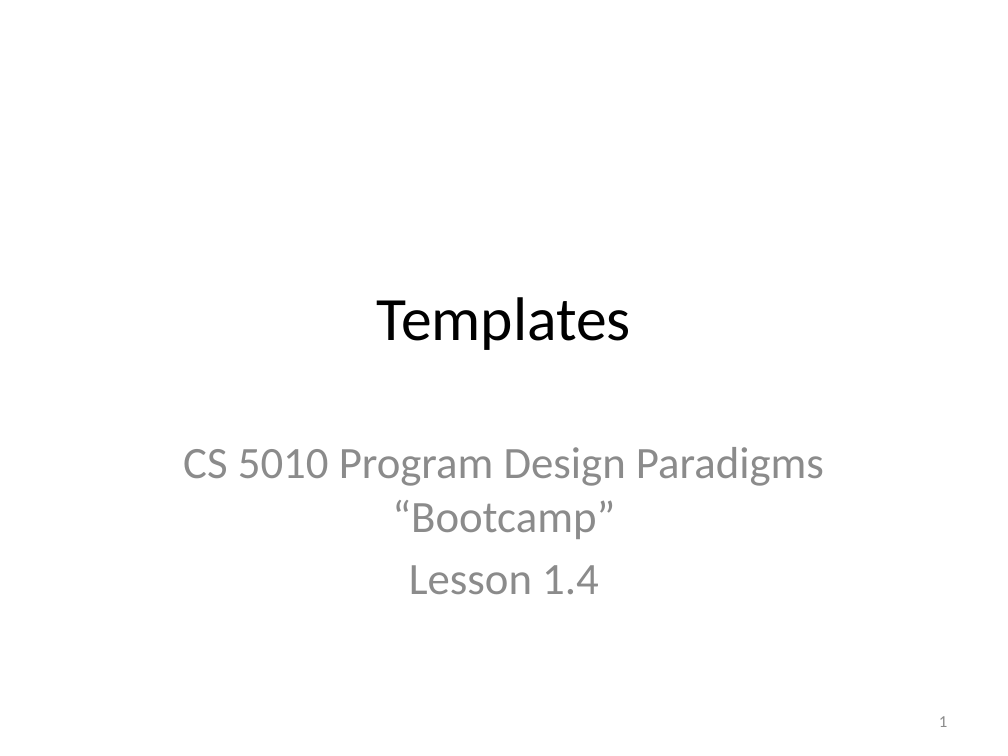
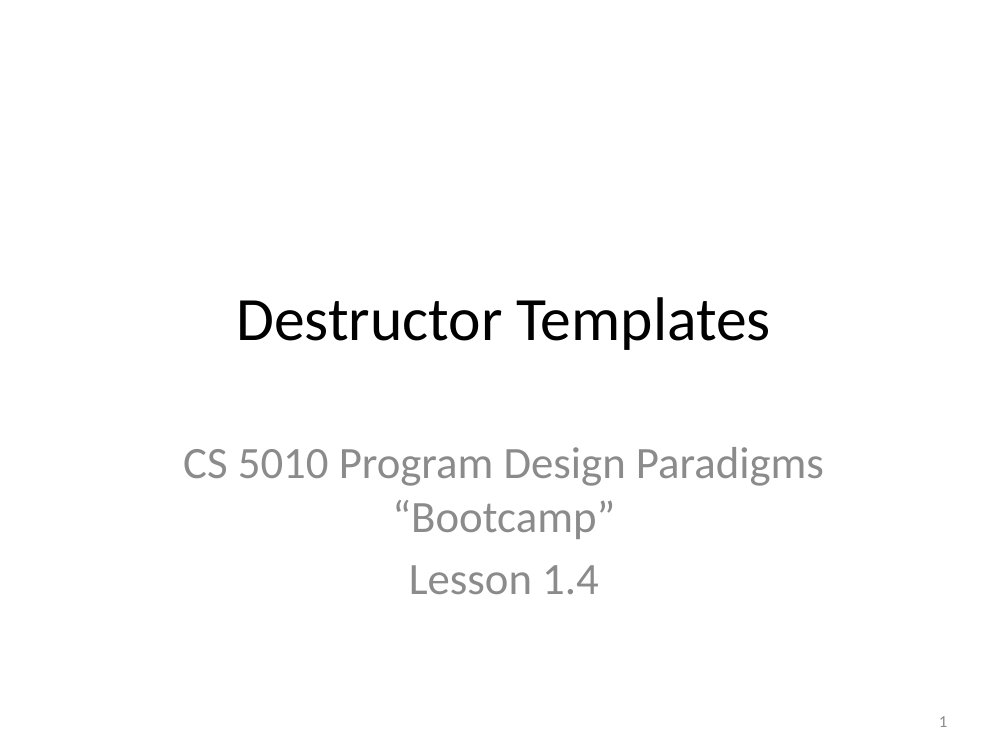
Before and after one commit to mwand/cs5010f16, a slide deck: slide 1 of Slides/Lesson 1.4 Templates.pptx. Drawn at 1008x756 pixels with LibreOffice and Linux fonts; fonts in the diff are those of the drawing. Boxes give left, top, right and bottom in pixels: in the first picture for what was removed or moved away, otherwise in the second. Text is boxed around its words. In the diff, an @@ line names an element or a change of style, - is before the commit and + after.

```diff
--- a/Slides/Lesson 1.4 Templates.pptx
+++ b/Slides/Lesson 1.4 Templates.pptx
@@ title at (236,297,770,350): text changed @@
-Templates
+Destructor Templates
```
Also in this commit, not shown: 9 other slides changed, 8 slides added, 2 slides removed, 14 other files.
